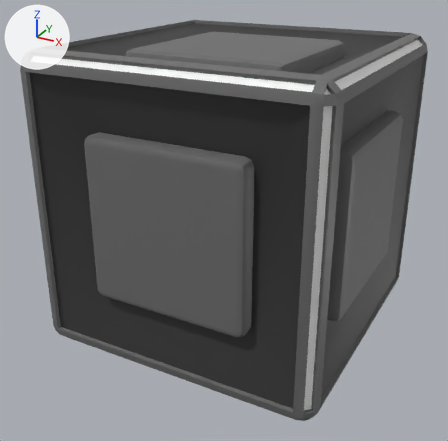
One commit to the FBX model Assets/Models/Majestic/Raw_Models/Crates/Rounded_Crate_2x2.fbx: the scene before it, then after it.
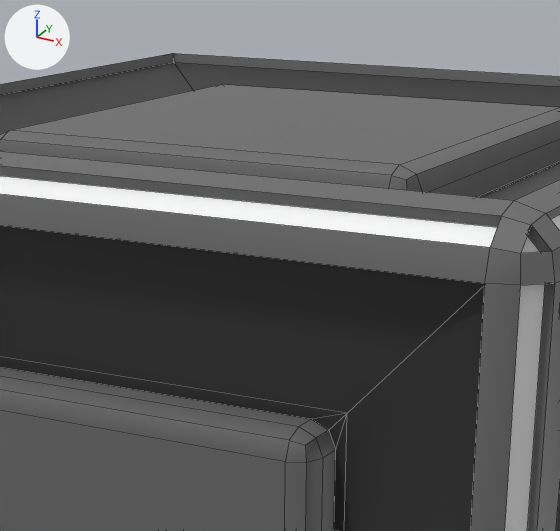
Each version appears first whole from a camera (50 mm lens) standing at (1.84, -3.55, 2.49) and looking at (-0.04, -0.13, 0.78), and next in a close-up on the part from 29% to 76% of the width and 0% to 45% of the height. The lights are fixed; the arrows at upper left show +X, +Y and +Z. The close-ups show mesh edges as thin lines. Where no turn or scale is listed for an object, it has been applied to the vertices.

Before the edit, the objects in view are built like this:
```python
me_mesh = bpy.data.meshes.new('Mesh')
me_mesh.from_pydata(...)  # 456 vertices, 482 faces; spans x -0.98..0.98, y -0.98..0.98, z 0.01..1.97
me_mesh.materials.append(mat_environment)  # picture img_environment_albedo_png
ob_rounded_crate_2x2 = bpy.data.objects.new('Rounded_Crate_2x2', me_mesh)
ob_rounded_crate_2x2.location = (0.0, 0.0, 0.0)
```
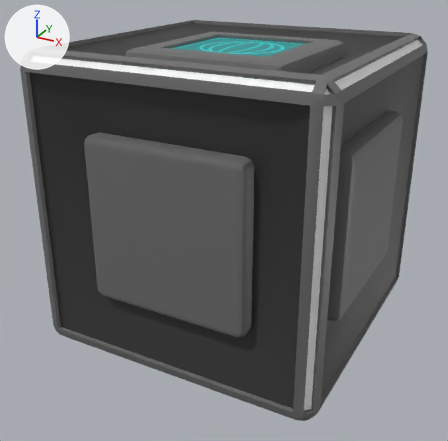
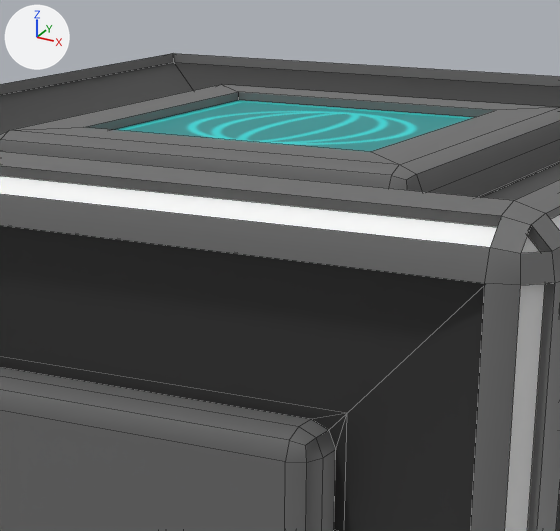
Where the change shows, as pixel boxes [x1, y1, x2, y2] in the close-ups (560 x 531 px):
part 1 of me_mesh, built on
    both: [10, 84, 559, 165]

The change, as a list of edits to the scene's bpy script:
```text
Change me_mesh:
    used by ob_rounded_crate_2x2; location = (0.0, 0.0, 0.0)
    remove me_mesh.from_pydata(...)  # 456 vertices, 482 faces; spans x -0.98..0.98, y -0.98..0.98, z 0.01..1.97
    add me_mesh.from_pydata(...)  # 464 vertices, 490 faces; spans x -0.98..0.98, y -0.98..0.98, z 0.01..1.97
    me_mesh part 1
    1 face is deleted
    8 vertices are added at x -0.36..0.36, y -0.36..0.36, z 1.92..1.94
    9 new faces join them
```
